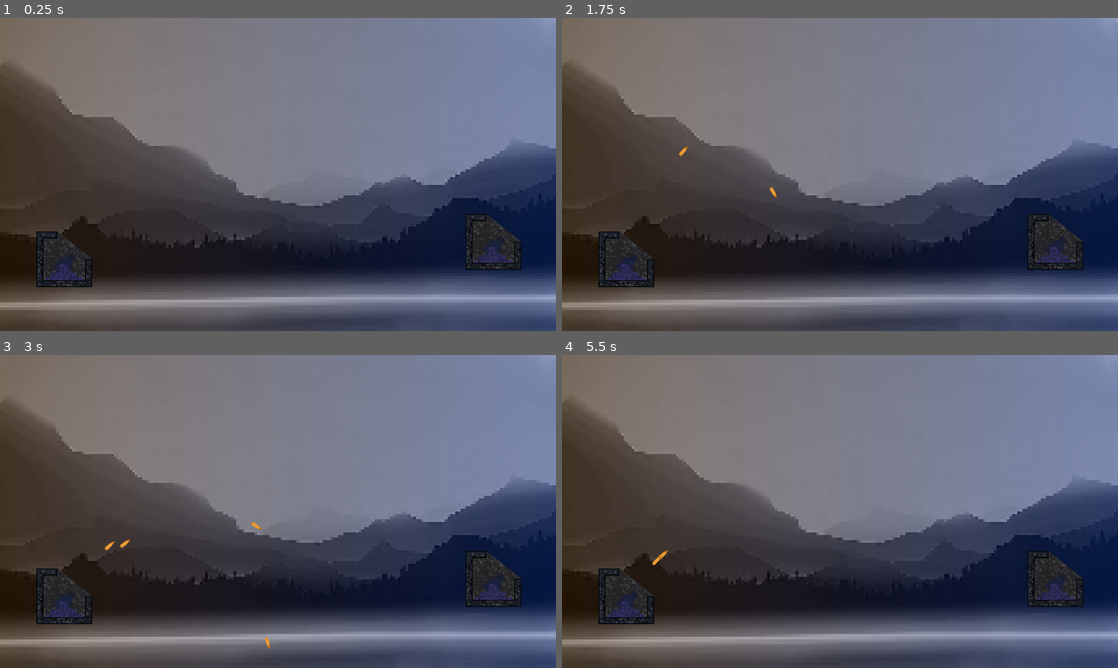
Above: before the commit, frames 1-4 (two rows, left to right).
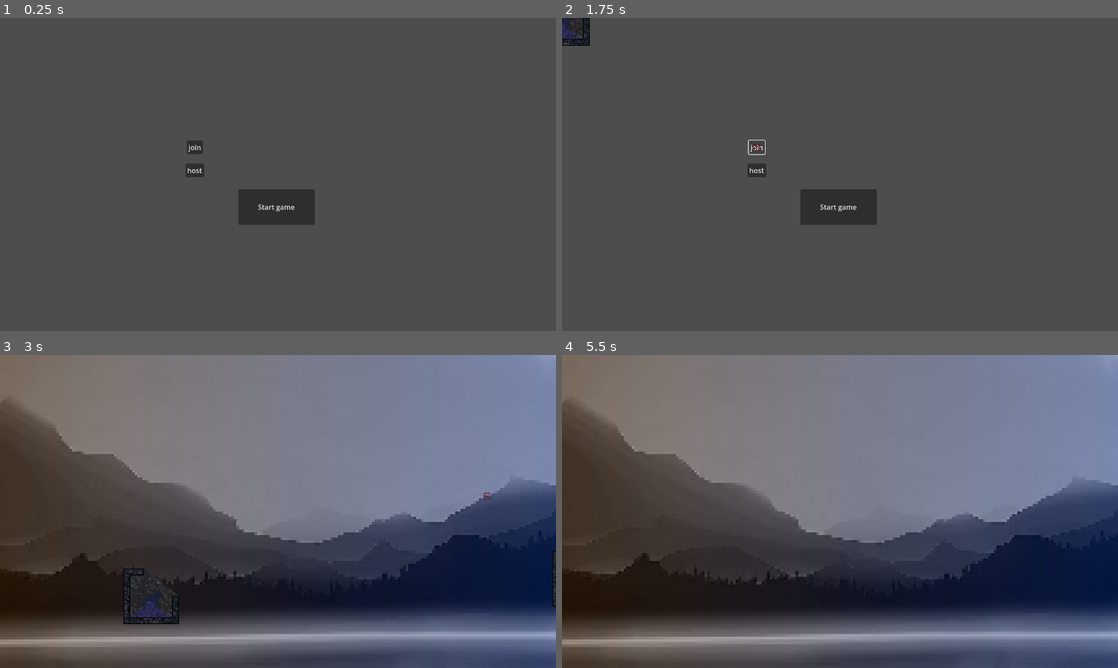
Above: after the commit, the same moments.

Repository: wumpochuck/game_project
Game: Godot game, scene res://Scenes/Menu/menu.tscn
The game is run twice, just before and just after one commit, with the same random seed, the same clock (stepped at 60 frames per second) and the same inputs. Before the commit the project starts from res://Scenes/Game/game.tscn.
Inputs (mouse positions are in pixels of both pictures, inside the frame that each line leads up to):
- Up to frame 1 (0.25 s): no input
- Up to frame 2 (1.75 s): click (756, 171) at 0.5 s, where only the run after the commit has a clickable "host"; click (756, 146) at 1.25 s, where only the run after the commit has a clickable "join"
- Up to frame 3 (3 s): click (278, 542) at 2 s, where only the run after the commit has a clickable "Start game"; tap Enter (ui_accept) at 2.75 s; move the mouse to (400, 495) at 2.77 s; hold Right (ui_right) from 2.78 s (still down); hold Enter (ui_accept) from 2.78 s (still down)
- Up to frame 4 (5.5 s): move the mouse to (728, 527) at 3.52 s; release Right (ui_right) at 3.53 s; release Enter (ui_accept) at 3.53 s; hold Down (ui_down) 3.53-4.28 s; tap Z (switch_camera) at 3.6, 5.1 s; tap Enter (ui_accept) at 3.77, 3.8, 4.07, 5.27, 5.3 s; move the mouse to (895, 442) at 4.27 s; hold Right (ui_right) 4.28-5.03 s; hold Enter (ui_accept) 4.28-5.03 s; move the mouse to (812, 574) at 5.02 s; hold Up (ui_up) from 5.03 s (still down)

The runs differ from the first frame. In frame 1, 85% of the frame differs, in the area x 0-100%, y 0-100%; in frame 2, 85%; in frame 3, 3.2%; in frame 4, 2.4%.

Commit message:
1

Diff:
--- a/game_project/Scenes/Cannon1/cannon_1.gd
+++ b/game_project/Scenes/Cannon1/cannon_1.gd
@@ -2,52 +2,40 @@
 
 
 # Timer - await get_tree().create_timer(1.0).timeout
-#var bullet_speed_x = 3
-#var bullet_speed_y = 1
-#var limit_x = 640
+
+var target
 var bullet_scene : PackedScene = preload("res://Scenes/Bullet1/bullet_1.tscn")
 
 
 # Called when the node enters the scene tree for the first time.
 func _ready():
+	shooting()
+	$scope.visible = false
 	pass # Replace with function body.
 
 
-# Called every frame. 'delta' is the elapsed time since the previous frame.
-func _process(delta):
-	pass
+func shooting():
+	if target != null:
+		#target = get_local_mouse_position()
 
-'''
-func shooting():
-	# Проверки
-	while(1):
-		await  get_tree().create_timer(3.0).timeout
-		add_child(bullet_scene.instantiate())
-'''
+		var bullet = bullet_scene.instantiate()
+		bullet.get_node("Hitbox").damage = 10 # Ставлю урон выстрела
+		bullet.x_speed = target.x
+		bullet.y_speed = target.y - 1080/2
 
-func shooting():
-	var target = get_local_mouse_position()
+		add_child(bullet)
 
-	var bullet = bullet_scene.instantiate()
-	bullet.get_node("Hitbox").damage = 10 # Ставлю урон выстрела
-	bullet.x_speed = target.x
-	bullet.y_speed = target.y - 1080/2
+func _input(event):
+	if (event.is_action_pressed("ui_accept") and is_multiplayer_authority()):
+		target = get_local_mouse_position()
+		$scope.visible = true
+		$scope.position = target
+		#shooting()
+
+func _on_reload_timeout():
+	shooting()
+	pass # Replace with function body.
 
 
-	#bullet.position.x += 50 # Чтобы хитбокс пульки не задевал hurtbox
-	#bullet.position.y -= 50
-	''' 2 строки выше конфликтуют с y_speed
-		можно исправить есть поместить форты на раных уровнях '''
-	#print(target, position)
-
-	add_child(bullet)
-
-func _input(event):
-	if event.is_action_pressed("ui_accept"):
-		shooting()
-
-'''
-func _on_texture_button_pressed():
-	shooting()
-	pass # Replace with function body.
-'''
+func _enter_tree():
+	set_multiplayer_authority(name.to_int())
--- a/game_project/Scenes/Cannon1/cannon_1.tscn
+++ b/game_project/Scenes/Cannon1/cannon_1.tscn
@@ -1,7 +1,8 @@
-[gd_scene load_steps=3 format=3 uid="uid://dyiw07lb3av6y"]
+[gd_scene load_steps=4 format=3 uid="uid://dyiw07lb3av6y"]
 
 [ext_resource type="Script" path="res://Scenes/Cannon1/cannon_1.gd" id="1_504en"]
 [ext_resource type="Texture2D" uid="uid://bxtn1ipf4oor8" path="res://Assets/cannon1.png" id="2_re8m5"]
+[ext_resource type="Texture2D" uid="uid://bkyn5kmu5r2s3" path="res://Assets/scope.png" id="3_vvrw3"]
 
 [node name="cannon1" type="Node2D"]
 script = ExtResource("1_504en")
@@ -13,3 +14,12 @@
 [node name="Camera2D" type="Camera2D" parent="."]
 enabled = false
 zoom = Vector2(0.6, 0.6)
+
+[node name="scope" type="Sprite2D" parent="."]
+texture = ExtResource("3_vvrw3")
+
+[node name="reload" type="Timer" parent="."]
+wait_time = 2.0
+autostart = true
+
+[connection signal="timeout" from="reload" to="." method="_on_reload_timeout"]
--- /dev/null
+++ b/game_project/Scenes/Menu/menu.gd
@@ -0,0 +1,26 @@
+extends Node2D
+
+
+var peer = ENetMultiplayerPeer.new()
+@export var player_scene: PackedScene
+
+
+func _add_player(id = 1):
+	var player = player_scene.instantiate()
+	player.name = str(id)
+	call_deferred("add_child",player)
+
+func _on_button_pressed():
+	get_tree().change_scene_to_file("res://Scenes/Game/game.tscn")
+	pass # Replace with function body.
+
+func _on_host_pressed():
+	peer.create_server(135)
+	multiplayer.multiplayer_peer = peer
+	multiplayer.peer_connected.connect(_add_player)
+	_add_player()
+
+
+func _on_join_pressed():
+	peer.create_client("localhost", 135)
+	multiplayer.multiplayer_peer = peer
--- /dev/null
+++ b/game_project/Scenes/Menu/menu.tscn
@@ -0,0 +1,37 @@
+[gd_scene load_steps=3 format=3 uid="uid://cq4i5clpbf8r1"]
+
+[ext_resource type="Script" path="res://Scenes/Menu/menu.gd" id="1_j06mv"]
+[ext_resource type="PackedScene" uid="uid://bonm7ikbwwv0e" path="res://Scenes/cannon_room/cannon_room.tscn" id="2_qrn3t"]
+
+[node name="Menu" type="Node2D"]
+script = ExtResource("1_j06mv")
+player_scene = ExtResource("2_qrn3t")
+
+[node name="play" type="Button" parent="."]
+offset_left = 549.0
+offset_top = 394.0
+offset_right = 725.0
+offset_bottom = 476.0
+text = "Start game"
+
+[node name="host" type="Button" parent="."]
+offset_left = 427.0
+offset_top = 335.0
+offset_right = 470.0
+offset_bottom = 366.0
+text = "host"
+
+[node name="join" type="Button" parent="."]
+offset_left = 430.0
+offset_top = 282.0
+offset_right = 467.0
+offset_bottom = 313.0
+text = "join"
+
+[node name="MultiplayerSpawner" type="MultiplayerSpawner" parent="."]
+_spawnable_scenes = PackedStringArray("res://Scenes/cannon_room/cannon_room.tscn")
+spawn_path = NodePath("..")
+
+[connection signal="pressed" from="play" to="." method="_on_button_pressed"]
+[connection signal="pressed" from="host" to="." method="_on_host_pressed"]
+[connection signal="pressed" from="join" to="." method="_on_join_pressed"]
--- a/game_project/Scenes/cannon_room/cannon_room.gd
+++ b/game_project/Scenes/cannon_room/cannon_room.gd
@@ -1,4 +1,5 @@
-extends Node2D
+extends CharacterBody2D
+
 
 @export var hp = 100
 # Called when the node enters the scene tree for the first time.
@@ -16,3 +17,7 @@
 	var damage = hitbox.damage
 	hp -= damage
 	print("Урон: " + str(damage) + ", Здоровье: " + str(hp))
+
+func _physics_process(delta):
+	velocity = Input.get_vector("ui_left","ui_right","ui_up","ui_down") * 1000
+	move_and_slide()
--- a/game_project/Scenes/cannon_room/cannon_room.tscn
+++ b/game_project/Scenes/cannon_room/cannon_room.tscn
@@ -1,11 +1,16 @@
-[gd_scene load_steps=5 format=3 uid="uid://bonm7ikbwwv0e"]
+[gd_scene load_steps=6 format=3 uid="uid://bonm7ikbwwv0e"]
 
 [ext_resource type="Texture2D" uid="uid://d4kfkrka4ntud" path="res://Assets/cannonroom.png" id="1_k36lv"]
 [ext_resource type="Script" path="res://Scenes/cannon_room/cannon_room.gd" id="1_xar0p"]
 [ext_resource type="PackedScene" uid="uid://dyiw07lb3av6y" path="res://Scenes/Cannon1/cannon_1.tscn" id="2_heaki"]
 [ext_resource type="PackedScene" uid="uid://dmnsaffe3ub1f" path="res://Scenes/Hurtbox/hurtbox.tscn" id="4_p4jlb"]
 
-[node name="cannon_room" type="Node2D"]
+[sub_resource type="SceneReplicationConfig" id="SceneReplicationConfig_gcdfi"]
+properties/0/path = NodePath(".:position")
+properties/0/spawn = true
+properties/0/replication_mode = 1
+
+[node name="cannon_room" type="CharacterBody2D"]
 script = ExtResource("1_xar0p")
 
 [node name="image" type="Sprite2D" parent="."]
@@ -18,6 +23,9 @@
 [node name="CollisionPolygon2D" parent="Hurtbox" index="0"]
 polygon = PackedVector2Array(64, 64, 64, -1, -16, -64, -64, -64, -64, 64)
 
+[node name="MultiplayerSynchronizer" type="MultiplayerSynchronizer" parent="."]
+replication_config = SubResource("SceneReplicationConfig_gcdfi")
+
 [connection signal="area_entered" from="Hurtbox" to="." method="_on_hurtbox_area_entered"]
 
 [editable path="Hurtbox"]
--- a/game_project/project.godot
+++ b/game_project/project.godot
@@ -11,7 +11,7 @@
 [application]
 
 config/name="game_project"
-run/main_scene="res://Scenes/Game/game.tscn"
+run/main_scene="res://Scenes/Menu/menu.tscn"
 config/features=PackedStringArray("4.2", "Forward Plus")
 config/icon="res://icon.svg"
 
Binary file added: game_project/Assets/scope.png
Not shown, added: game_project/Assets/scope.png.import
